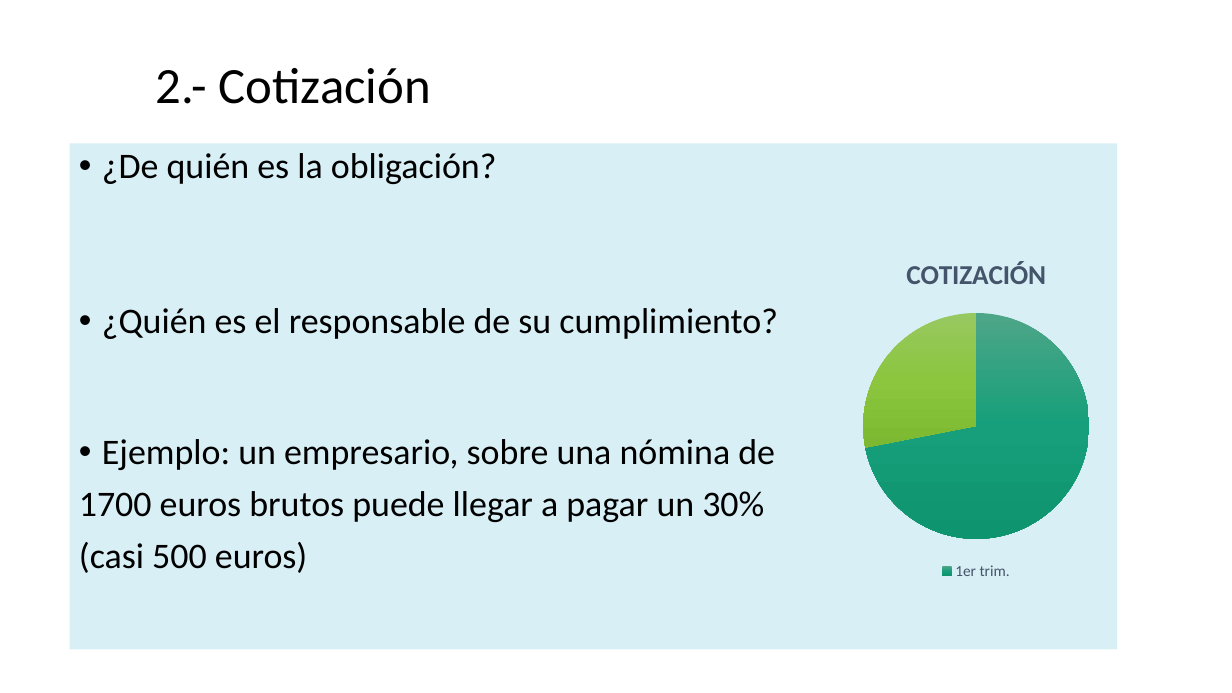
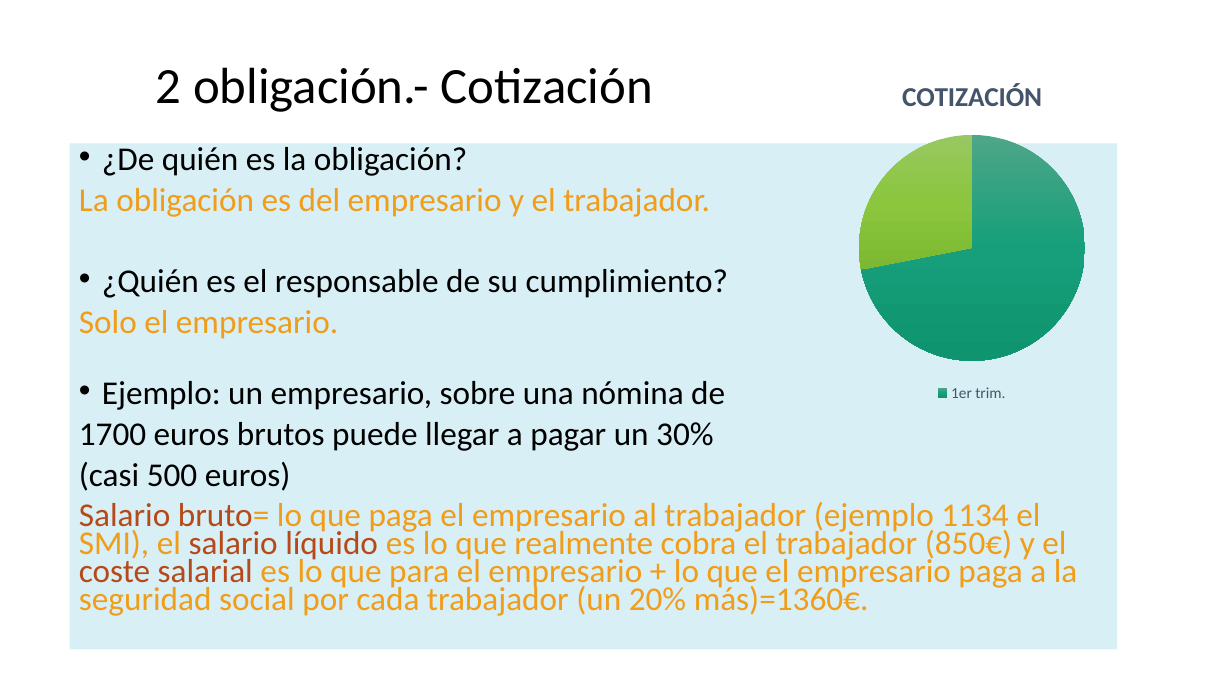
Before and after one commit to DiMaPaGa/daw1, a slide deck: slide 10 of PROGRAMACION/FOL/TEMA 5 FOL INTRODUCCIÓN A LA SS.pptx. Drawn at 1232x693 pixels with LibreOffice and Linux fonts; fonts in the diff are those of the drawing. Boxes give left, top, right and bottom in pixels: in the first picture for what was removed or moved away, otherwise in the second. Text is boxed around its words. In the diff, an @@ line names an element or a change of style, - is before the commit and + after.

```diff
--- a/PROGRAMACION/FOL/TEMA 5 FOL INTRODUCCIÓN A LA SS.pptx
+++ b/PROGRAMACION/FOL/TEMA 5 FOL INTRODUCCIÓN A LA SS.pptx
@@ title at <box>156,67,653,112</box>: text changed @@
-2.- Cotización
+2 obligación.- Cotización
@@ pie chart: place and size @@
-pie chart at <box>781,238,1172,584</box>
+pie chart at <box>776,60,1167,406</box>
@@ text at <box>79,147,728,491</box>: size 28 to 25.9 pt in "¿De quién es la obligación?", "¿Quién es el responsable de su cumplimiento?", "Ejemplo: un empresario, sobre una nómina de", "1700 euros brutos puede llegar a pagar ..." and 1 more places; line spacing 0.9 to 0.7 @@
@@ text at <box>79,188,710,217</box>: paragraph added @@
+La obligación es del empresario y el trabajador.
@@ text at <box>79,310,338,339</box>: paragraph added @@
+Solo el empresario.
@@ text at <box>79,502,1078,616</box>: paragraph added @@
+Salario bruto= lo que paga el empresario al trabajador (ejemplo 1134 el SMI), el salario líquido es lo que realmente cobra el trabajador (850€) y el coste salarial es lo que para el empresario + lo que el empresario paga a la seguridad social por cada trabajador (un 20% más)=1360€.
```
Also in this commit, not shown: 2 other slides changed, 3 other files.
